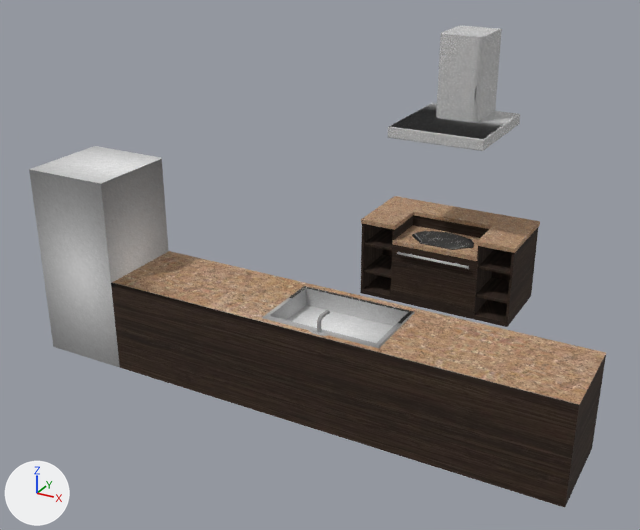
An edit to the OBJ model Interactive Room/Models/kitchen/kitchen.obj, drawn before and after from the same camera.
Both versions are drawn from a camera (50 mm lens) standing at (1079.0, -957.0, 770.0) and looking at (405.0, 269.0, 157.0). The axes (+X, +Y, +Z) are drawn at lower left. The lights are the same throughout. Where no turn or scale is listed for an object, it has been applied to the vertices. Vertices at the same position are counted once.

The first picture shows 'kitchen'.
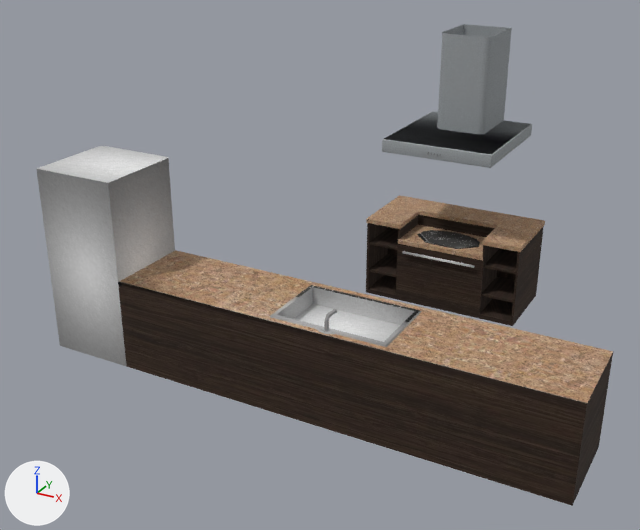
Changed parts and their boxes [x1, y1, x2, y2] in the pictures (640 x 530 px; the box of a moved part takes in the faces that stretch with it):
'kitchen', reshaped: before [29, 25, 606, 507]; after [36, 24, 613, 506]
part 1 of me_kitchen, moved or reshaped: before [29, 146, 606, 507]; after [36, 146, 613, 506]
part 2 of me_kitchen, moved or reshaped: before [360, 196, 540, 327]; after [366, 195, 545, 326]
part 3 of me_kitchen, rebuilt (13% wider, 13% taller): before [436, 25, 502, 122]; after [437, 24, 512, 134]
part 4 of me_kitchen, deleted: before [388, 103, 520, 151]
part 5 of me_kitchen, added: after [382, 24, 532, 168]

What the commit changed:
Picture 'Metal_Rough.jpg' (img_metal_rough_jpg) is new.
Picture 'Plastic_black.jpg' (img_plastic_black_jpg) is new.
Material 'Metal_Rough' (mat_metal_rough) is new.
Its texture is img_metal_rough_jpg.
Its roughness is 1.0.
Material 'Plastic_black' (mat_plastic_black) is new.
Its texture is img_plastic_black_jpg.
Its roughness is 1.0.
me_kitchen is used by ob_kitchen; location (0.0, 0.0, 0.0).
me_kitchen had 1186 vertices, 2295 faces and spanned x 2.0..907.0, y 24.0..660.0, z 9.0..514.0.
me_kitchen now has 1927 vertices, 3672 faces and spans x 10.0..915.0, y 32.0..677.0, z 9.0..514.0.
me_kitchen part 1: the loose piece of 282 vertices spanning x 2.0..907.0, y 24.0..184.0, z 9.0..335.0 is moved by (8.0, 8.0, 0.0).
me_kitchen part 2: the loose piece of 159 vertices spanning x 378.0..682.0, y 473.0..635.0, z 9.0..166.0 is moved by (8.0, 8.0, 0.0).
me_kitchen part 3: the loose piece of 230 vertices spanning x 487.0..569.0, y 556.0..660.0, z 357.0..514.0 is rebuilt with 28 vertices and now spans x 489.0..582.0, y 557.0..677.0, z 335.0..514.0, in mat_metal_rough (picture img_metal_rough_jpg).
me_kitchen part 4: the loose piece of 494 vertices spanning x 438.0..618.0, y 457.0..660.0, z 341.0..361.0 is deleted.
me_kitchen part 5: 1458 vertices added at x 434.0..638.0, y 444.0..677.0, z 317.0..514.0.
me_kitchen no longer uses material mat_metal_corrugated_shiny (picture img_metal_corrugated_shiny_jpg).
me_kitchen now uses material mat_plastic_black (picture img_plastic_black_jpg).
me_kitchen now uses material mat_metal_rough (picture img_metal_rough_jpg).
